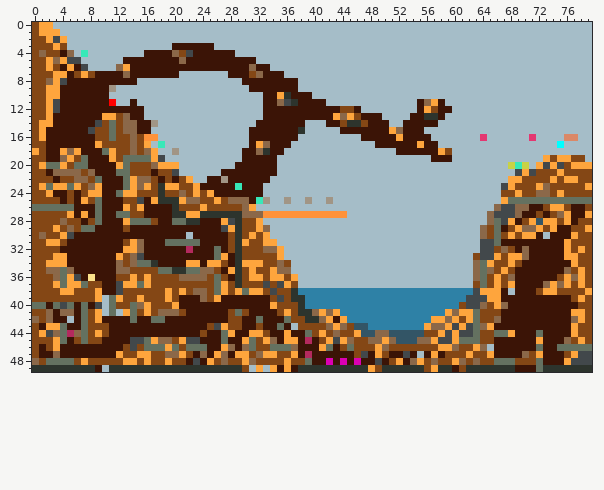
Sprite sheet, stored at Maps/newcycle/NoahTheLegend_Avalanche.png. Above: the version before the commit.
The file is 80x50 pixels.
Once edited:
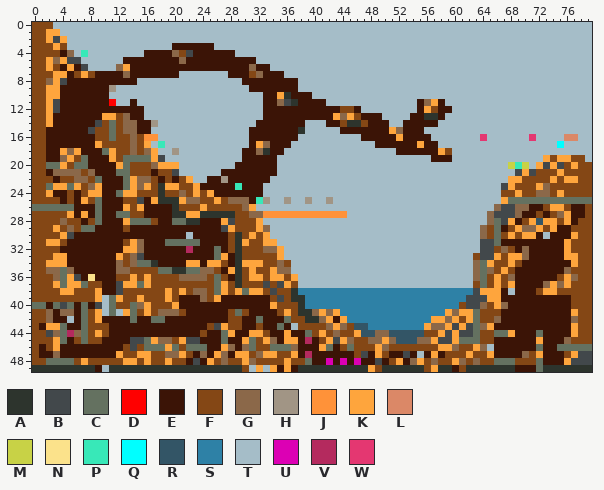
Palette (. is transparent): A #2d342d  B #42484b  C #647160  D #ff0000  E #3b1406  F #844715  G #8b6849  H #a19585  J #ff9239  K #fea53d  L #db8867  M #c8d246  N #fbe28b  P #38e8b8  Q #00ffff  R #335566  S #2e81a6  T #a5bdc8  U #dc00b4  V #b42a5e  W #e43771
Changes in this commit:
@@ x 0..4 @@
- 0 FKKTT
- 1 FKKKT
+ 0 FFFTT
+ 1 FFKKT
  2 FFKBK
  3 FFFKF
- 4 FGFFE
+ 4 FFFFE
  5 FFKGK
@@ x 0..79 @@
 13 FFKEEEEEEEKKFGEETTTTTTTTTTTTTTTTTEEEEEEEEEEKGKFEEETTTTEEAAETTTTTTTTTTTTTTTTTTTTT
-14 FKKEEEEEEBFCFGGEEHTTTTTTTTTTTTTTEEEEEEETTTEEFAAFEEETTEEEEETTTTTTTTTTTTTTTTTTTTTT
-15 FKEEEEEEBFFCFGGEETTTTTTTTTTTTTTEEEEEEEATTTTTEEEEEEEKGEEETTTTTTTTTTTTTTTTTTTTTTTT
-16 FKEEEEEEEFFCFFGFJJTTTTTTTTTTTTTEEEEEEETTTTTTTTTEEEEEKEEEETTTTTTTWTTTTTTWTTTTLLTT
+14 FFKEEEEEEBFCFGGEEHTTTTTTTTTTTTTTEEEEEEETTTEEFAAFEEETTEEEEETTTTTTTTTTTTTTTTTTTTTT
+15 FFEEEEEEBFFCFGGEETTTTTTTTTTTTTTEEEEEEEATTTTTEEEEEEEKGEEETTTTTTTTTTTTTTTTTTTTTTTT
+16 FFEEEEEEEFFCFFGFJJTTTTTTTTTTTTTEEEEEEETTTTTTTTTEEEEEKEEEETTTTTTTWTTTTTTWTTTTLLTT
 17 FFEEEEEEEKFFFFGFKTPTTTTTTTTTTTTEKGEEETTTTTTTTTTTTEEEEEEKEETTTTTTTTTTTTTTTTTQTTTT
-18 KFEEKGKEEECKFFGFGKTTHTTTTTTTTTEEGAEETTTTTTTTTTTTTTTTEEEEEEKFTTTTTTTTTTTTTTTTTTTT
+18 FFEEKGKEEECKFFGFGKTTHTTTTTTTTTEEGAEETTTTTTTTTTTTTTTTEEEEEEKFTTTTTTTTTTTTTTTTTTTT
 19 FFEEGKFCEEEKFCCCCKBTTTTTTTTTTTEEEEETTTTTTTTTTTTTTTTTTTTTTEEETTTTTTTTTTTTTKFKKFFT
-20 FKCCKFCCEEEEKCFFFGKKKTTTTTTTTEEEEEETTTTTTTTTTTTTTTTTTTTTTTTTTTTTTTTTMPMTKBKBFKKK
+20 FFCCKFCCEEEEKCFFFGKKKTTTTTTTTEEEEEETTTTTTTTTTTTTTTTTTTTTTTTTTTTTTTTTMPMTKBKBFKFF
 21 FFEGGGGFGEEECCFFFEFFBTTTTTTEEEEEEEETTTTTTTTTTTTTTTTTTTTTTTTTTTTTTTTTTBKBFFFKFFFF
 22 FFFEFFGGFCEEECKGGFEFEFKTTEEHEEEEEETTTTTTTTTTTTTTTTTTTTTTTTTTTTTTTTTTKKFFFFKFKKFF
-23 FKCKKCKFGKEEECKGKFAKKFFKEEEEEPEEETTTTTTTTTTTTTTTTTTTTTTTTTTTTTTTTTTBKFFFKGFFFFFK
+23 FFCKKCKFGKEEECKGKFAKKFFKEEEEEPEEETTTTTTTTTTTTTTTTTTTTTTTTTTTTTTTTTTBKFFFKGFFFFFF
 24 FFKEEFEFKKEECKKFFFAFFGFKFKEEEEEEETTTTTTTTTTTTTTTTTTTTTTTTTTTTTTTTTTFFKFFGGFKFFFF
@@ x 0..79 @@
 26 CCCCCCEEECEEEKFKEEEEAFFFKFFFFFGKTTTTTTTTTTTTTTTTTTTTTTTTTTTTTTTTTTGBBGGEEFKKFEEF
-27 FFFFFKEKECEECCFFEEEEAAKKAAAAAAGGGJJJJJJJJJJJJTTTTTTTTTTTTTTTTTTTTGBBBGEEFEFGKEEK
-28 FFFFGFFEFCEEEKCCCFEECCAAEEEKBAFFKTTTTTTTTTTTTTTTTTTTTTTTTTTTTTTTTGCBKEFKRKKFKEFF
-29 FFFKFGFCCEEEEFEEEEEEEEEEEEEBKAFFKGTTTTTTTTTTTTTTTTTTTTTTTTTTTTTTGFCEFKGGKFKEEFFK
-30 FGFFKBEEEEEEEEEEEEEEEETEEEEEFAFKFKTTTTTTTTTTTTTTTTTTTTTTTTTTTTTTGFCFKFKKETEEEKFF
+27 FFFFFKEKECEECCFFEEEEAAKKAAAAAFFGGJJJJJJJJJJJJTTTTTTTTTTTTTTTTTTTTGBBBGEEFEFGKEEF
+28 FFFFGFFEFCEEEKCCCFEECCAAEEEKBFFFKTTTTTTTTTTTTTTTTTTTTTTTTTTTTTTTTGCBKEFKRKKFKEFF
+29 FFFKFGFCCEEEEFEEEEEEEEEEEEEBKFFFKGTTTTTTTTTTTTTTTTTTTTTTTTTTTTTTGFCEFKGGKFKEEFFF
+30 FFFFKBEEEEEEEEEEEEEEEETEEEEEFAFKFKTTTTTTTTTTTTTTTTTTTTTTTTTTTTTTGFCFKFKKETEEEKFF
 31 FFKKFEEEEEEEEFKGEEECCCCCEEEEFAKFFKKTTTTTTTTTTTTTTTTTTTTTTTTTTTTTBBCEEEEEEEEEKFFF
-32 FFFFEEEEEEEEEKKGEEEEEEVEEECEFAFFFGGKTTTTTTTTTTTTTTTTTTTTTTTTTTTTBBFGFEGEEEEEKFKF
+32 FFFFEEEEEEEEEKKGEEEEEEVEEECEFAFFFGGKTTTTTTTTTTTTTTTTTTTTTTTTTTTTBBFGFEGEEEEEKFFF
 33 FFFKKEEEEEEEKFGBEEEEEEEEEECKEAFFFFFKTTTTTTTTTTTTTTTTTTTTTTTTTTTFBBKFKKGEEEEEKKFF
 34 FFKKKEEEEEEEGFGCCAEEEEKKEKKFEAKKKFFGFTTTTTTTTTTTTTTTTTTTTTTTTTTGCKFFKFEEEEEEEKFF
-35 FFGGCGEEEEEEGGFFFFCCAACCGGFEKAFKFFKGGTTTTTTTTTTTTTTTTTTTTTTTTTTGCGFKFEEEEEEEGFKF
-36 FFFGCKBENEEEFFKFKFFFFGGGGFCFEAFKKFKKFKTTTTTTTTTTTTTTTTTTTTTTTTTGCFKFGEEEEEEFKGKF
-37 FFFKCKKCFFEEBKKCKFFFFFFFFFCKFAFFFBFBKFTTTTTTTTTTTTTTTTTTTTTTTTTFCFKFKEEEEGKGKFKF
-38 FFFFKKFFFKEEBFFFFFFKFKFGGFCKFKCKKFBFFASSSSSSSSSSSSSSSSSSSSSSSSSBKKKETEEEFKKFFFFK
-39 FFFFFFFFFKTCKFFKFFFKFEEEGFKEEEEEEEFBFAASSSSSSSSSSSSSSSSSSSSSSSBBBKKEEEEEEEEEEFKF
-40 CCECBCECEBTCFFCGKFFFKEEEEEEEEEEEEEKFFFASSSSSSSSSSSSSSSSSSSSSSFBBGFKGEEEEEEEEEEFF
-41 FFGEGGECFKTCTKCFKFGGGFEEEEEEFCFEEEEFKFAAGKGKSSSSSSSSSSSSSSSKGKKCFFFEEEEEEEEEEKKF
-42 GFGEETECFKEEEECEECCEEEEEEEEEFFEECEEECFFAAGKEKSSSSSSSSSSSSKKGKFKCFFGEEEEEEEEEEGKF
+35 FFGGCGEEEEEEGGFFFFCCAACCGGFEKAFKFFKGGTTTTTTTTTTTTTTTTTTTTTTTTTTGCGFKFEEEEEEEGFFF
+36 FFFGCKBENEEEFFKFKFFFFGGGGFCFEAFKKFKKFKTTTTTTTTTTTTTTTTTTTTTTTTTGCFKFGEEEEEEFKGFF
+37 FFFKCKKCFFEEBKKCKFFFFFFFFFCKFAFFFBFBKFTTTTTTTTTTTTTTTTTTTTTTTTTFCFKFKEEEEGKGKFFF
+38 FFFFKKFFFKEEBFFFFFFKFKFGGFCKFKCKKFBFFASSSSSSSSSSSSSSSSSSSSSSSSSBKKKETEEEFKKFFFFF
+39 FFFFFFFFFKTCKFFKFFFKFEEEGFKEEEEEEEFBFAASSSSSSSSSSSSSSSSSSSSSSSBBBKKEEEEEEEEEEFFF
+40 CCECBCECEBTCFFCGKFFFKEEEEEEEEEEEEEKFFFASSSSSSSSSSSSSSSSSSSSSSFBBGFKGEEEEEEEEEFFF
+41 FFGEGGECFKTCTKCFKFGGGFEEEEEEFCFEEEEFKFAAGKGKSSSSSSSSSSSSSSSKGKKCFFFEEEEEEEEEEKFF
+42 FFGEETECFKEEEECEECCEEEEEEEEEFFEECEEECFFAAGKEKSSSSSSSSSSSSKKGKFKCFFGEEEEEEEEEEGFF
 43 FEKKCEECFFFEEEEEEEEEEEEEEFBKFFEEFEECETFFFFGKGFRRSSSSSSSSKGGKBKBCGKEEEEEEEEEEEKFF
-44 FKBGCVGCFKFEEEEEEEEEEEEEFEECKEEKKFEEKEECFKFGFFKRRGGRRRRRFFKBKBBCFFCCKEEECEEEEKFF
-45 FFFKCEFCFFEEEEBBCKGGFKBBEEECEEKCFKGEKKEVEFKBKGFFGGKGRRRGGKBBKCCCFFEEEEEEKEEEGFKF
+44 FFBGCVGCFKFEEEEEEEEEEEEEFEECKEEKKFEEKEECFKFGFFKRRGGRRRRRFFKBKBBCFFCCKEEECEEEEKFF
+45 FFFKCEFCFFEEEEBBCKGGFKBBEEECEEKCFKGEKKEVEFKBKGFFGGKGRRRGGKBBKCCCFFEEEEEEKEEEGFFF
 46 FEFKEEEEEEEEEFBFCCCKCFCCCEEKGEGCFFCCCGEEEKCEFCFFFKGFFFFFFFKKGFFKGTEEEEEECEECCCCC
 47 FEEGEEEEEEEEKFFKKFFGGKFEGEKGEKKFGKKFFKEVEEEEEEFBEKFEEBETEKEFFFKFFKEEEEGFKEEEFKBB
-48 GFCCCCFKFFFFFKKFKFFKFFEBEKFGFFKGFFFFKFFCEEUEUEUEEBEFKEGKFGFFKGFGFFCCCFFFCEEEKBBB
+48 FFCCCCFKFFFFFKKFKFFKFFEBEKFGFFKGFFFFKFFCEEUEUEUEEBEFKEGKFGFFKGFGFFCCCFFFCEEEKBBB
 49 AAAAAAAAAETAAAAAAAAAAAAAAAAAAAFTKTKEKEAAAAAAAAAAKFAAAAAAFKAAEFAAAAAAAEEECAAAAAAA
Boxes around the changes in both pictures, in picture pixels (x1, y1, x2, y2):
changed: (39, 22, 53, 57)
changed: (32, 120, 46, 190)
changed: (578, 162, 592, 190)
changed: (235, 211, 249, 232)
changed: (571, 211, 592, 344)
changed: (39, 232, 46, 239)
changed: (32, 316, 46, 337)
changed: (32, 358, 39, 365)
